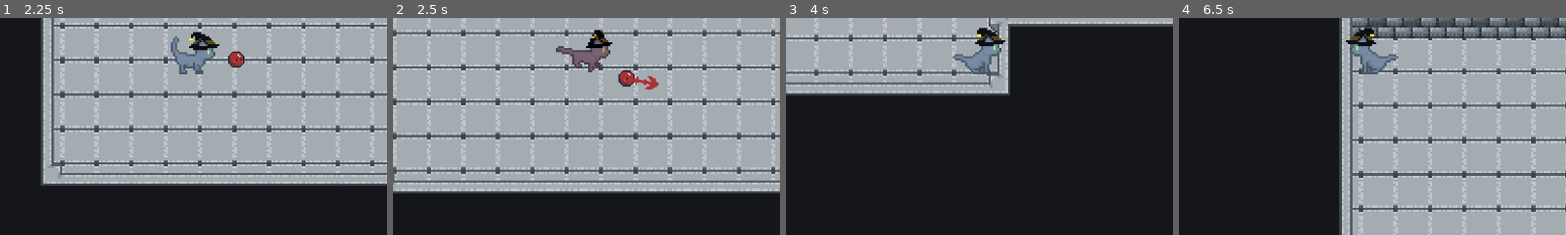
Above: before the commit, frames 1-4 (left to right).
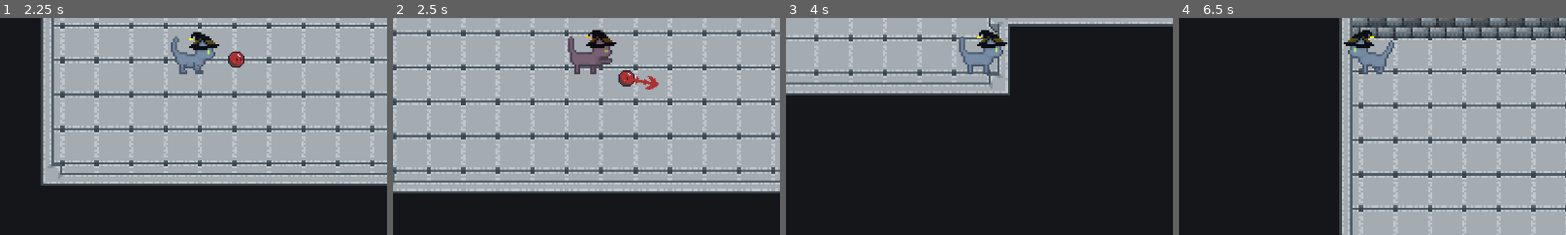
Above: after the commit, the same moments.

Repository: pablocoop/CC5408-Proyecto
Game: Godot game, scene res://ui/main_menu.tscn
The game is run twice, just before and just after one commit, with the same random seed, the same clock (stepped at 60 frames per second) and the same inputs.
Inputs (mouse positions are % of the whole screen's width and height, from its top left):
- Up to frame 1 (2.25 s): click "Start" at 0.5 s; click "Level 1" at 1.25 s; tap Enter at 2 s; move the mouse to (72, 45) at 2.02 s; hold D (move_right) from 2.03 s (still down); hold Right mouse button (run) from 2.03 s (still down); tap Space (attack) at 2.1 s
- Up to frame 2 (2.5 s): keep holding D (move_right); keep holding Right mouse button (run)
- Up to frame 3 (4 s): move the mouse to (30, 55) at 2.77 s; release D (move_right) at 2.78 s; release Right mouse button (run) at 2.78 s; hold S (move_down) 2.78-3.53 s; right-click (30, 55) at 2.85 s; tap Space (attack) at 3.05, 3.6 s; move the mouse to (60, 28) at 3.52 s; hold D (move_right) from 3.53 s (still down); hold Right mouse button (run) from 3.53 s (still down)
- Up to frame 4 (6.5 s): move the mouse to (45, 70) at 4.27 s; release D (move_right) at 4.28 s; release Right mouse button (run) at 4.28 s; hold W (move_up) 4.28-5.03 s; right-click (45, 70) at 4.35 s; tap Space (attack) at 4.55, 5.1, 6.05 s; move the mouse to (80, 65) at 5.02 s; hold Right mouse button (run) 5.03-5.78 s; hold A (move_left) from 5.03 s (still down); move the mouse to (20, 35) at 5.77 s; right-click (20, 35) at 5.85 s
The pictures show only the part of the screen within x 25-75%, y 41-91%; the shares and areas given below are measured in that part.

Frame 1 is identical in both runs. In frame 2, 0.9% of the frame differs, in the area x 42-58%, y 5-26%; in frame 3, 0.9%; in frame 4, 0.8%.

Commit message:
feat: attack animation

Diff:
--- a/scenes/player.tscn
+++ b/scenes/player.tscn
@@ -1781,17 +1781,43 @@
 blend_point_7/pos = Vector2(-0.6, -0.7)
 blend_mode = 1
 
+[sub_resource type="AnimationNodeStateMachineTransition" id="AnimationNodeStateMachineTransition_y4r1p"]
+
+[sub_resource type="AnimationNodeStateMachineTransition" id="AnimationNodeStateMachineTransition_d2wvv"]
+
+[sub_resource type="AnimationNodeStateMachineTransition" id="AnimationNodeStateMachineTransition_3v2ag"]
+
+[sub_resource type="AnimationNodeStateMachineTransition" id="AnimationNodeStateMachineTransition_jej6c"]
+
+[sub_resource type="AnimationNodeStateMachineTransition" id="AnimationNodeStateMachineTransition_oprun"]
+
+[sub_resource type="AnimationNodeStateMachineTransition" id="AnimationNodeStateMachineTransition_a8ls1"]
+
+[sub_resource type="AnimationNodeStateMachineTransition" id="AnimationNodeStateMachineTransition_qfm1y"]
+switch_mode = 2
+
+[sub_resource type="AnimationNodeStateMachineTransition" id="AnimationNodeStateMachineTransition_fulsm"]
+switch_mode = 2
+
+[sub_resource type="AnimationNodeStateMachineTransition" id="AnimationNodeStateMachineTransition_4r5pv"]
+switch_mode = 2
+
+[sub_resource type="AnimationNodeStateMachineTransition" id="AnimationNodeStateMachineTransition_60mlk"]
+
+[sub_resource type="AnimationNodeStateMachineTransition" id="AnimationNodeStateMachineTransition_f1ej7"]
+
 [sub_resource type="AnimationNodeStateMachine" id="AnimationNodeStateMachine_y4r1p"]
 states/End/position = Vector2(1126, -14)
-states/Start/position = Vector2(153, -14)
+states/Start/position = Vector2(155, -26)
 states/attack/node = SubResource("AnimationNodeBlendSpace2D_md1ol")
 states/attack/position = Vector2(518, -106.518)
 states/idle/node = SubResource("AnimationNodeBlendSpace2D_y4r1p")
-states/idle/position = Vector2(313, -14)
+states/idle/position = Vector2(329, -26)
 states/running/node = SubResource("AnimationNodeBlendSpace2D_4r5pv")
-states/running/position = Vector2(796, -14)
+states/running/position = Vector2(749, -26)
 states/walking/node = SubResource("AnimationNodeBlendSpace2D_pf23h")
-states/walking/position = Vector2(518, -14)
+states/walking/position = Vector2(518, 46)
+transitions = ["Start", "idle", SubResource("AnimationNodeStateMachineTransition_y4r1p"), "idle", "walking", SubResource("AnimationNodeStateMachineTransition_d2wvv"), "walking", "running", SubResource("AnimationNodeStateMachineTransition_3v2ag"), "walking", "attack", SubResource("AnimationNodeStateMachineTransition_jej6c"), "idle", "attack", SubResource("AnimationNodeStateMachineTransition_oprun"), "running", "attack", SubResource("AnimationNodeStateMachineTransition_a8ls1"), "attack", "idle", SubResource("AnimationNodeStateMachineTransition_qfm1y"), "attack", "running", SubResource("AnimationNodeStateMachineTransition_fulsm"), "attack", "walking", SubResource("AnimationNodeStateMachineTransition_4r5pv"), "running", "walking", SubResource("AnimationNodeStateMachineTransition_60mlk"), "walking", "idle", SubResource("AnimationNodeStateMachineTransition_f1ej7")]
 graph_offset = Vector2(0, -190.518)
 
 [sub_resource type="CapsuleShape2D" id="CapsuleShape2D_tuyoq"]
Not shown: 1 places in scenes/player.tscn that only renumber resources
